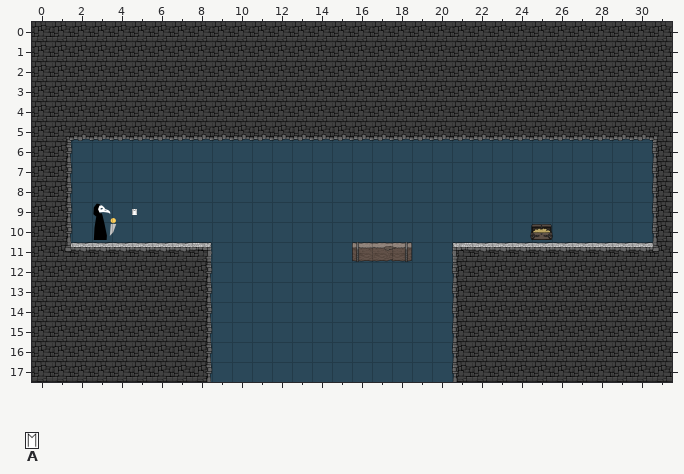
Level history. Tiled map (JSON): Physics/Physics/assets/level7.tmj. Above: the version before the commit.
Cells are 300x300 px. Shown: x 0..31, y 0..17.
Key: from "GameObjects": A 13 "rune".
Objects are placed by their top-left corner, in cells (3,4 is the top-left corner of cell 3,4); size is 1x1 cell unless given.
Layers that did not change in this view are not listed.
Objects on layer "Action Entities" before:
A "rune" at 5,9.4 size 0.2x0.3
After:
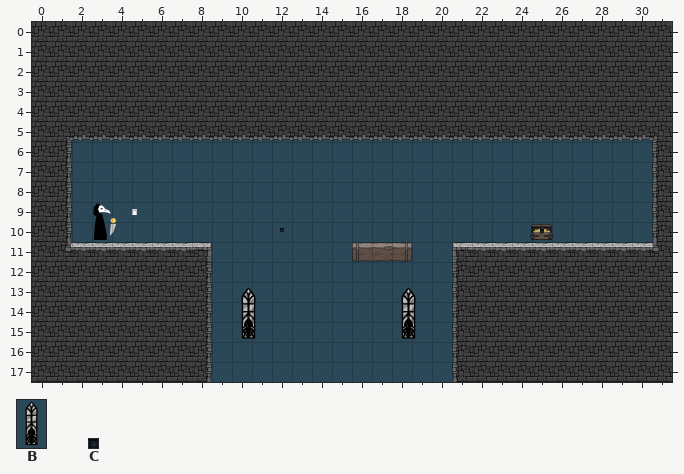
Further tiles: from "BackgroundStickers": B 3 "Window_mural", C 4 "light".
The exact change:
{"where": "layer \"Background\""}
{"now": "B \"Window_mural\" at 10,13.2 size 1.7x2.8"}
{"now": "B \"Window_mural\" at 18,13.2 size 1.7x2.8"}
{"where": "layer \"Action Entities\""}
{"now": "C \"light\" at 12.4,10.3 size 0.2x0.2"}
{"now": "C \"light\" at 25.4,10.4 size 0.2x0.2"}
